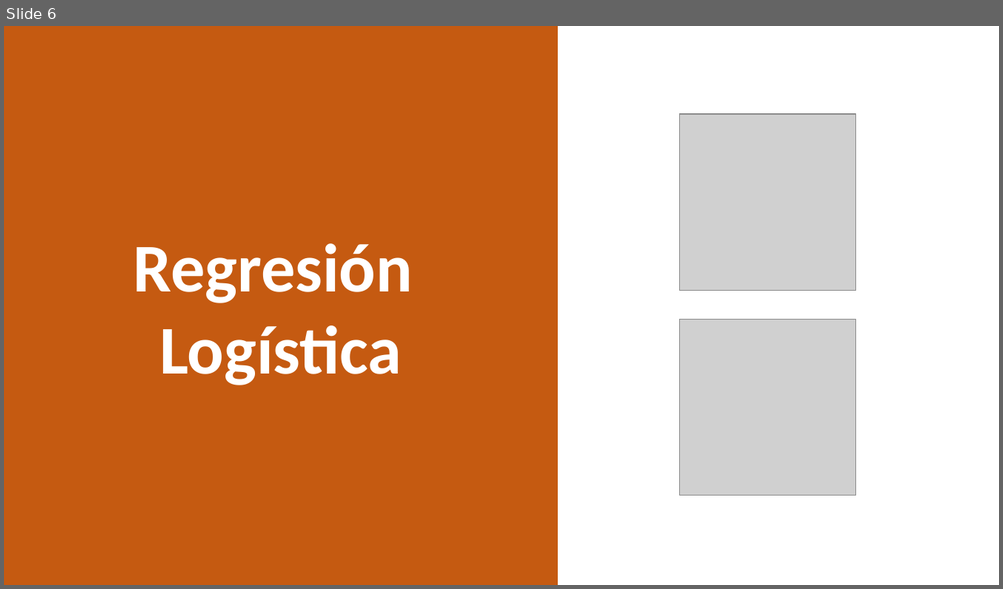
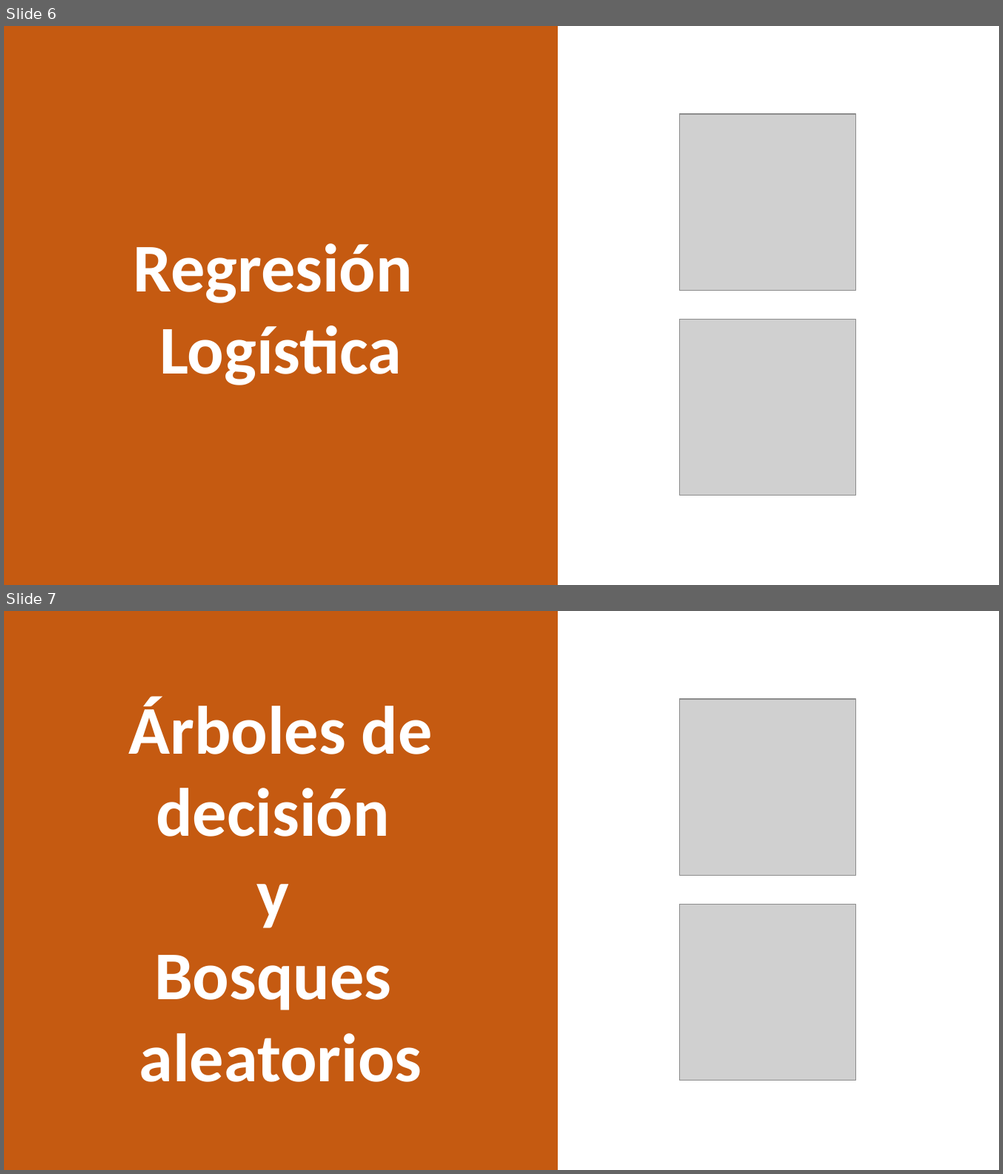
Before and after one commit to jazaineam1/Andes_ADDBD, a slide deck: Imagenes/presentacion_iconos.pptx. Shown one above the other, each under a label of ours: slide 6 before the commit, slides 6 and 7 after it. The pictures are 1003x589 and 1003x1174 pixels, drawn with LibreOffice and Linux fonts; fonts in the diff are those of the drawing; grey boxes stand for pictures. Boxes give left, top, right and bottom in pixels: in the first picture for what was removed or moved away, otherwise in the second. Text is boxed around its words. In the diff, an @@ line names an element or a change of style, - is before the commit and + after.

```diff
--- a/Imagenes/presentacion_iconos.pptx
+++ b/Imagenes/presentacion_iconos.pptx
@@ slide 7 added at box(4, 611, 999, 1170), background #FFFFFF @@
@@ rectangle added at box(4, 611, 558, 1170), fill #C55A11, outline #C55A11 1 pt, 66 pt, text #FFFFFF, bold @@
+Árboles de decisión
+y
+Bosques
+aleatorios
@@ picture added at box(680, 699, 856, 875) @@
@@ picture added at box(680, 905, 856, 1081) @@
```
Also in this commit, not shown: 4 other files.
